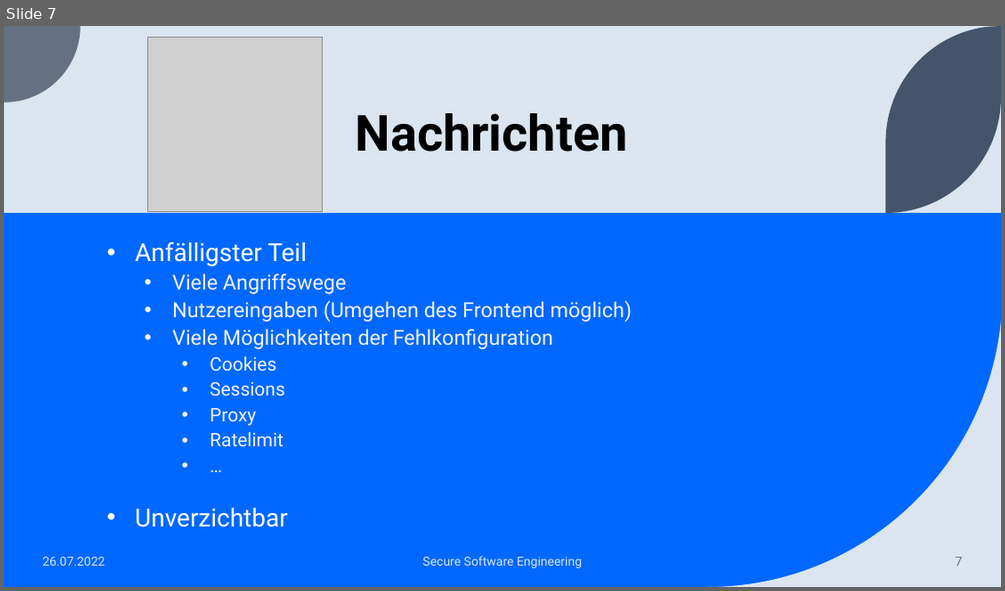
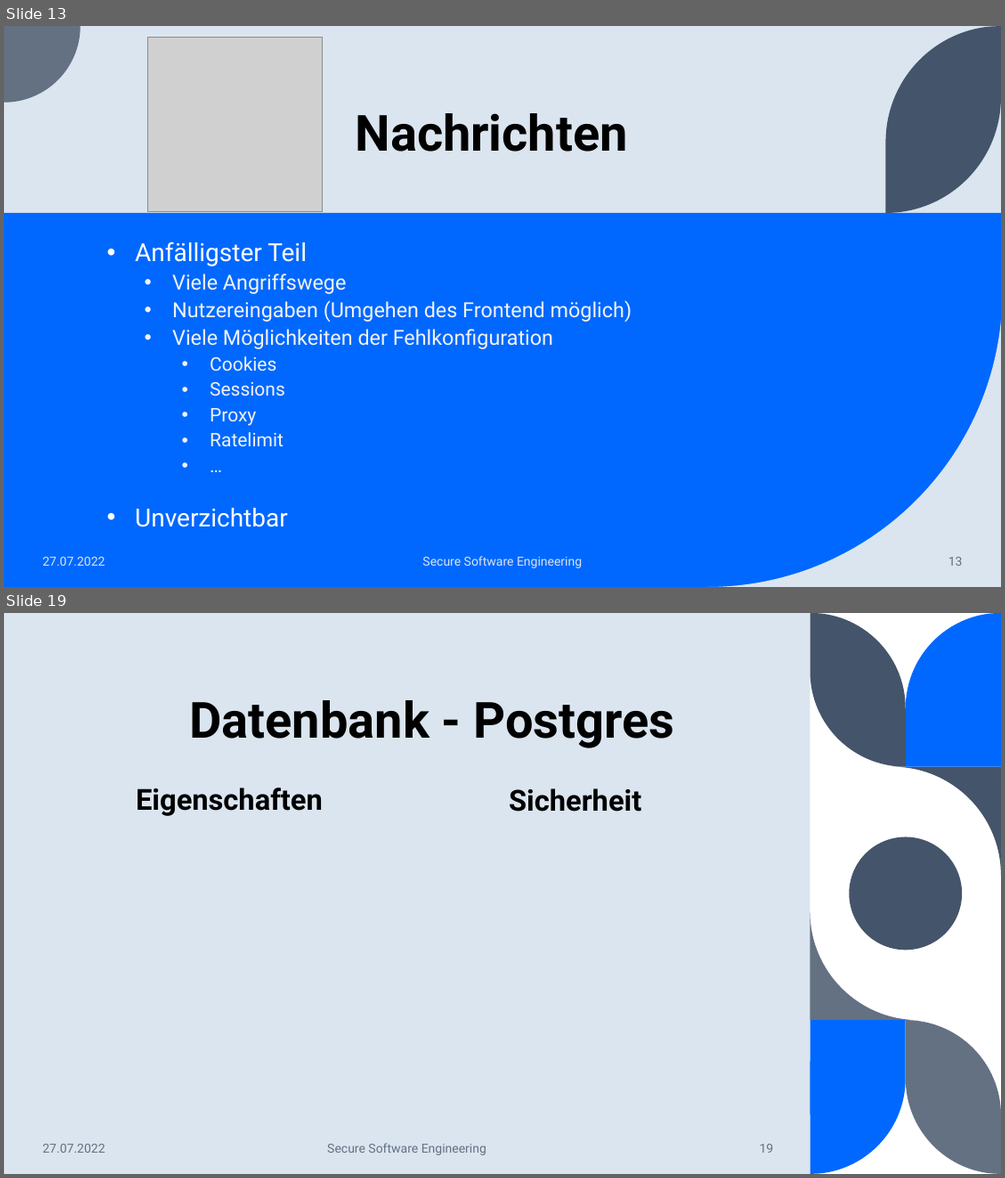
Before and after one commit to BranAndSceolan/SSE-Notes, a slide deck: documentation/Notiz-App.pptx. Shown one above the other, each under a label of ours: slide 7 before the commit, slides 13 and 19 after it; the slides between them are not shown. The pictures are 1005x591 and 1005x1178 pixels, drawn with LibreOffice and Linux fonts; fonts in the diff are those of the drawing; grey boxes stand for pictures. Boxes give left, top, right and bottom in pixels: in the first picture for what was removed or moved away, otherwise in the second. Text is boxed around its words. In the diff, an @@ line names an element or a change of style, - is before the commit and + after.

```diff
--- a/documentation/Notiz-App.pptx
+++ b/documentation/Notiz-App.pptx
@@ slide 19 added at (x1=4, y1=613, x2=1001, y2=1174), background #FFFFFF @@
@@ rectangle added at (x1=4, y1=613, x2=810, y2=1174), fill #DAE5EF @@
@@ freeform shape added at (x1=810, y1=613, x2=906, y2=767), fill #44546A @@
@@ freeform shape added at (x1=906, y1=613, x2=1001, y2=767), fill #0068FF @@
@@ title added at (x1=189, y1=700, x2=675, y2=748), 48 pt, text #000000, bold @@
+Datenbank - Postgres
@@ freeform shape added at (x1=892, y1=767, x2=1001, y2=876), fill #44546A @@
@@ text added at (x1=136, y1=787, x2=323, y2=816), 28 pt, text #000000, bold @@
+Eigenschaften
@@ text added at (x1=509, y1=788, x2=641, y2=811), 28 pt, text #000000, bold @@
+Sicherheit
@@ ellipse added at (x1=849, y1=836, x2=962, y2=949), fill #44546A @@
@@ freeform shape added at (x1=810, y1=911, x2=919, y2=1020), fill #637183 @@
@@ freeform shape added at (x1=810, y1=1020, x2=906, y2=1174), fill #0068FF @@
@@ freeform shape added at (x1=906, y1=1020, x2=1001, y2=1174), fill #637183 @@
@@ text added at (x1=42, y1=1143, x2=105, y2=1152), 12 pt, text #637183 @@
+27.07.2022
@@ text added at (x1=327, y1=1143, x2=486, y2=1155), 12 pt, text #637183 @@
+Secure Software Engineering
@@ page number added at (x1=760, y1=1143, x2=774, y2=1152), 12 pt, text #637183 @@
+19
@@ what was slide 7 is now slide 13 @@
@@ slide 13 changed as well @@
@@ text at (x1=42, y1=556, x2=105, y2=565): text changed @@
-26.07.2022
+27.07.2022
@@ page number at (x1=948, y1=556, x2=963, y2=565): text changed @@
-7
+13
```
Also in this commit, not shown: 7 other slides changed, 18 other slides added, 8 slides removed.
